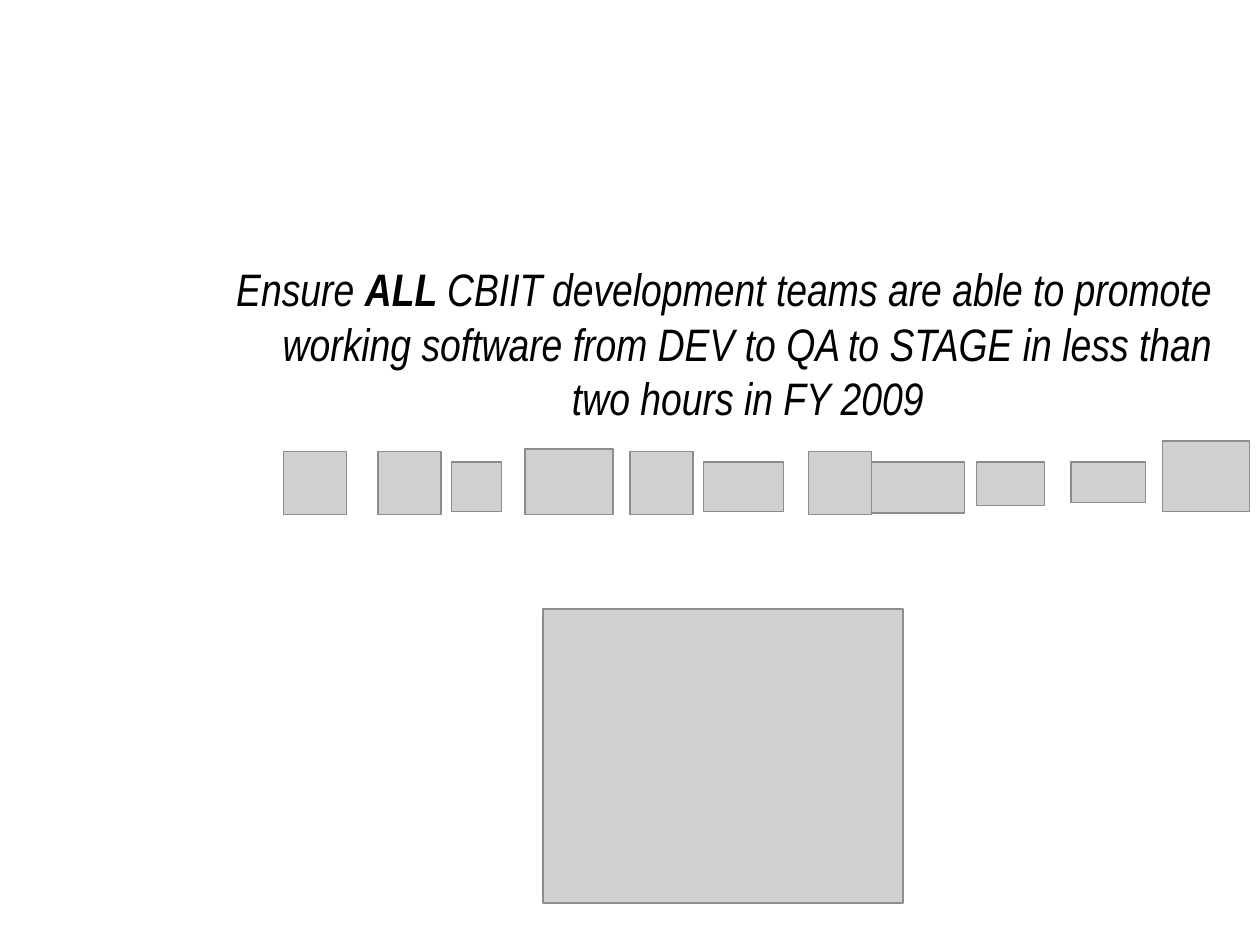
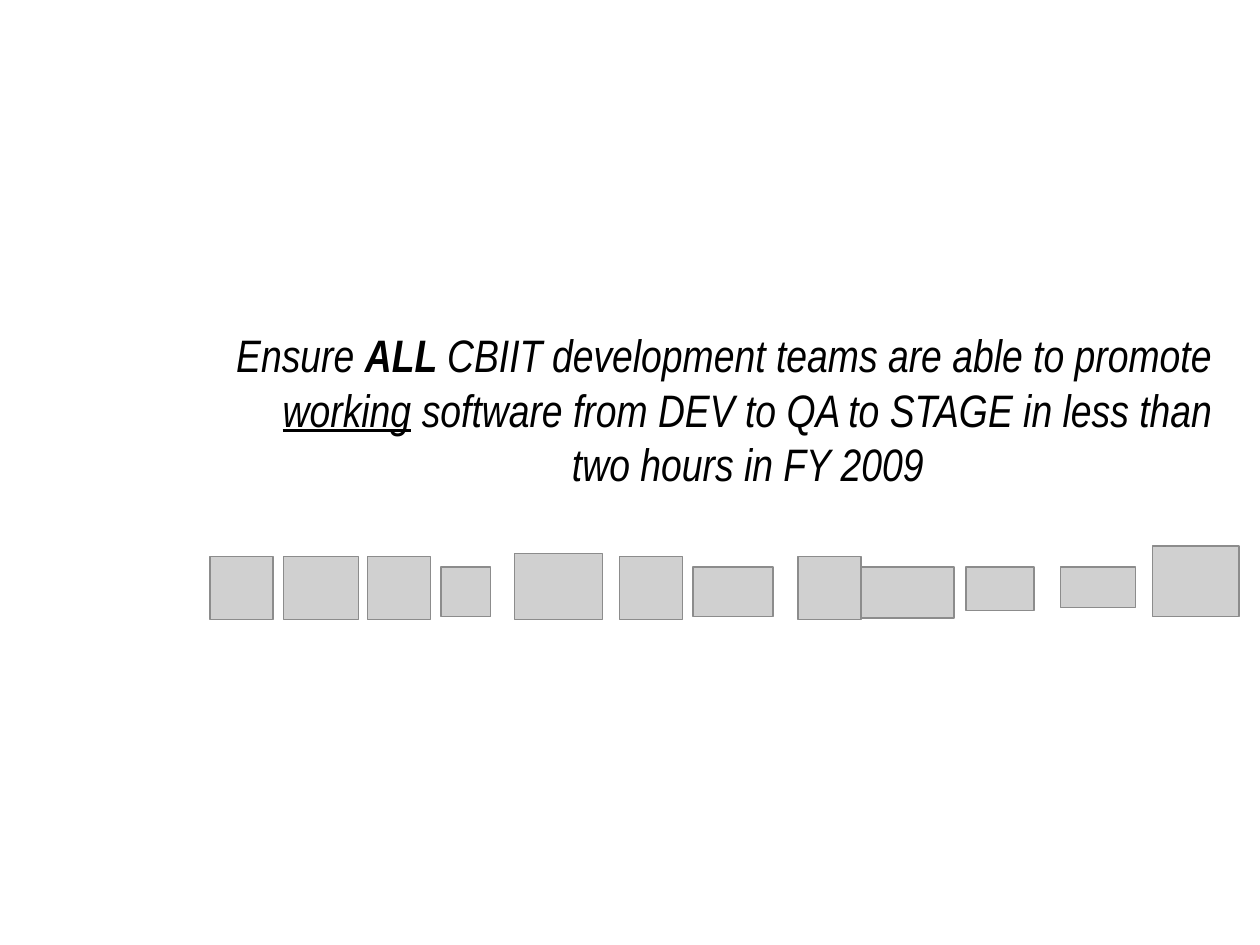
Before and after one commit to NCIP/automation, a slide deck: slide 2 of docs/roadmap/bda-roadmap.ppt. Drawn at 1260x945 pixels with LibreOffice and Linux fonts; fonts in the diff are those of the drawing; grey boxes stand for pictures; background and template pictures are left out. Boxes give left, top, right and bottom in pixels: in the first picture for what was removed or moved away, otherwise in the second. Text is boxed around its words. In the diff, an @@ line names an element or a change of style, - is before the commit and + after.

```diff
--- a/docs/roadmap/bda-roadmap.ppt
+++ b/docs/roadmap/bda-roadmap.ppt
@@ text "Ensure ALL CBIIT development teams ..." at (236, 339, 1212, 482): underline on in "working" @@
@@ picture: place and size @@
-picture at (284, 451, 346, 514)
+picture at (210, 557, 273, 620)
@@ picture: place and size @@
-picture at (630, 451, 693, 514)
+picture at (284, 557, 358, 620)
@@ 9 pictures: place and size @@
-9 pictures at (378, 441, 1250, 514)
+9 pictures at (368, 546, 1240, 620)
@@ picture: place and size @@
-picture at (543, 609, 903, 902)
+picture at (620, 557, 683, 620)
```
Also in this commit, not shown: 5 other slides changed, 3 slides added, 2 slides removed, 1 other file.
